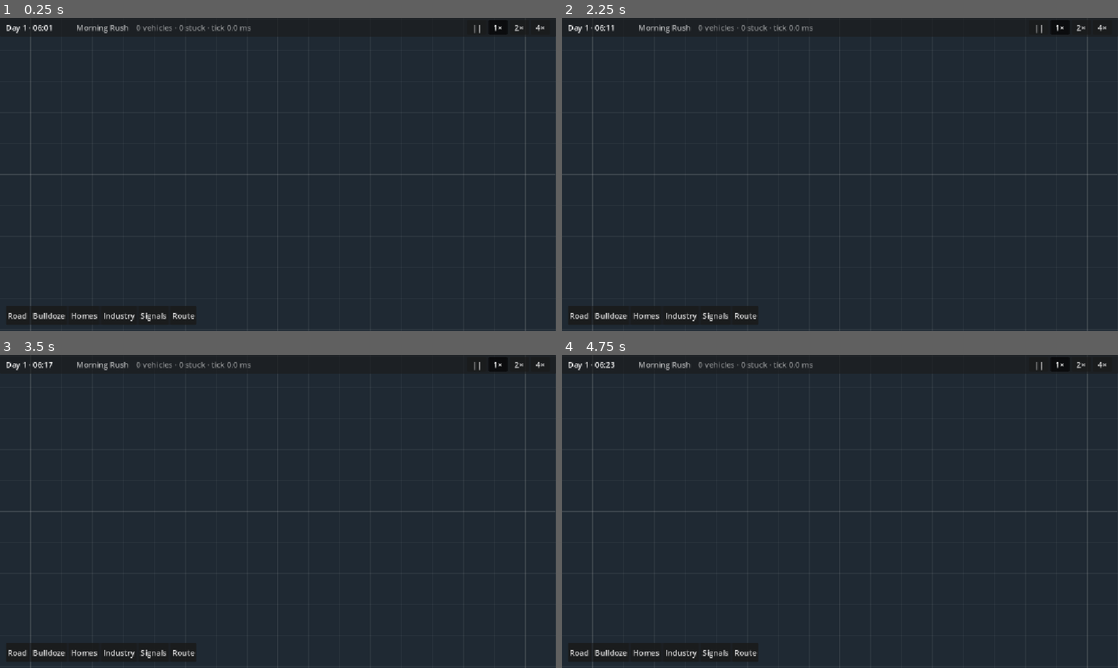
Above: before the commit, frames 1-4 (two rows, left to right).
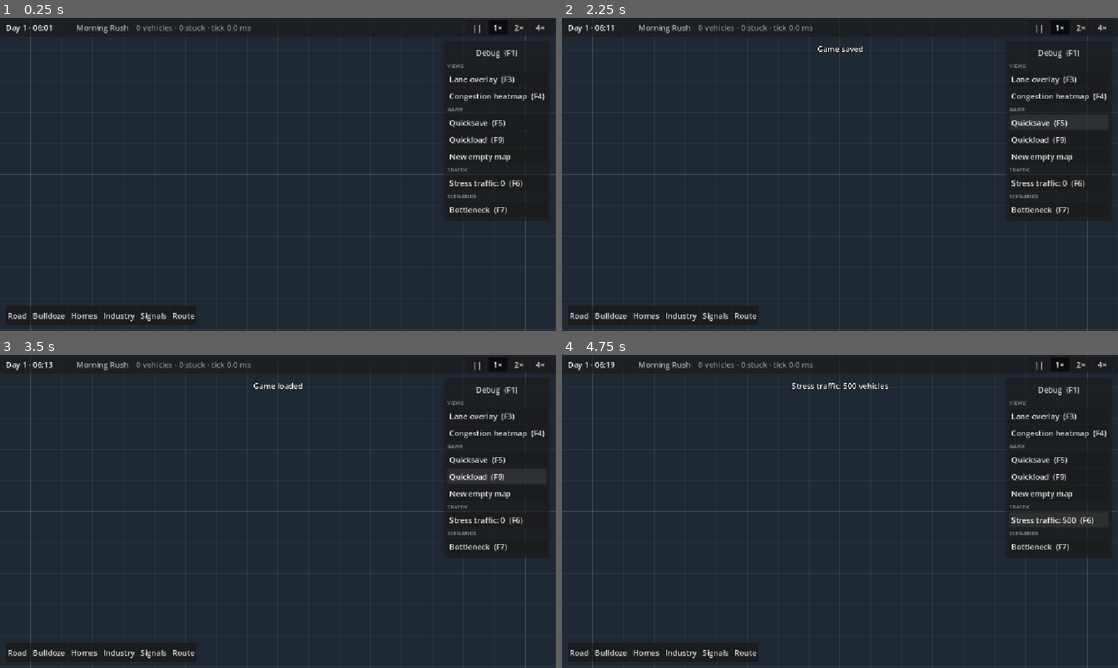
Above: after the commit, the same moments.

Repository: gimk/transit-flow
Game: Godot game, scene res://scenes/main.tscn
Two runs of this game, one before a commit and one after it. Both use one fixed random seed, a clock stepped at 60 frames per second and the inputs below.
Inputs (mouse positions are in pixels of both pictures, inside the frame that each line leads up to):
- Up to frame 1 (0.25 s): no input
- Up to frame 2 (2.25 s): click (1056, 52) at 0.5 s, where only the run after the commit has a clickable "Debug (F1)"; click (1062, 52) at 1.25 s, where only the run after the commit has a clickable "Debug (F1)"; click (1056, 121) at 2 s, where only the run after the commit has a clickable "Quicksave (F5)"
- Up to frame 3 (3.5 s): click (494, 477) at 2.75 s, where only the run after the commit has a clickable "Quickload (F9)"
- Up to frame 4 (4.75 s): click (1056, 520) at 3.5 s, where only the run after the commit has a clickable "Stress traffic: 0 (F6)"; click (1056, 520) at 4.25 s, where only the run after the commit has a clickable "Stress traffic: 250 (F6)"

The runs differ from the first frame. In frame 1, 1.5% of the frame differs, in the area x 79-99%, y 7-65%; in frame 2, 1.6%; in frame 3, 1.6%; in frame 4, 1.8%, in the area x 7-99%, y 2-65%.

Commit message:
Add debug menu panel with buttons for every debug function
- Right-hand Debug panel (F1 folds it): lane overlay and congestion
  heatmap toggles, quicksave/quickload, new empty map, stress traffic
  (shows the current count), Bottleneck scenario; buttons show shortcuts
- Game exposes quick_save, quick_load, new_empty_game and
  cycle_stress_traffic so keys and buttons share one implementation
- Overlays toggle via Events.debug_overlay_toggle_requested and report
  debug_overlay_changed, keeping buttons in sync with the F3/F4 keys
- Integration tests for the panel buttons and folding

Diff:
--- a/core/events.gd
+++ b/core/events.gd
@@ -21,6 +21,11 @@
 ## Contextual help or error text for the active tool ("" hides it).
 signal tool_hint_changed(text: String)
 
+## Debug views (overlay ids: &"lanes", &"heatmap"). UI asks with *_toggle_requested;
+## the overlay answers with *_changed so buttons and shortcuts stay in sync.
+signal debug_overlay_toggle_requested(overlay_id: StringName)
+signal debug_overlay_changed(overlay_id: StringName, shown: bool)
+
 ## Ask the map camera to center on a world position.
 signal camera_focus_requested(world_position: Vector2)
 
--- a/core/game.gd
+++ b/core/game.gd
@@ -39,6 +39,31 @@
 	simulation.roads.changed.connect(Events.road_network_changed.emit)
 	simulation.lots.changed.connect(Events.lots_changed.emit)
 	Events.simulation_reset.emit()
+
+
+## Saves to the quicksave slot and tells the player how it went.
+func quick_save() -> void:
+	var error := save_game()
+	Events.notification_posted.emit("Game saved" if error == OK else "Save failed (%s)" % error_string(error))
+
+
+func quick_load() -> void:
+	var error := load_game()
+	Events.notification_posted.emit("Game loaded" if error == OK else "Load failed (%s)" % error_string(error))
+
+
+## Starts over on an empty map.
+func new_empty_game() -> void:
+	new_simulation()
+	Events.notification_posted.emit("New empty map")
+
+
+## Steps the debug stress traffic through STRESS_TRAFFIC_STEPS (0, 250, 500 …).
+func cycle_stress_traffic() -> void:
+	var stress := simulation.stress
+	var step := (STRESS_TRAFFIC_STEPS.find(stress.target_count) + 1) % STRESS_TRAFFIC_STEPS.size()
+	stress.target_count = STRESS_TRAFFIC_STEPS[step]
+	Events.notification_posted.emit("Stress traffic: %d vehicles" % stress.target_count)
 
 
 ## Replaces the game with the "Bottleneck" playtest scenario (F7) and centers on it.
@@ -110,18 +135,13 @@
 	elif event.is_action_pressed("sim_speed_3"):
 		set_speed(3)
 	elif event.is_action_pressed("quick_save"):
-		var error := save_game()
-		Events.notification_posted.emit("Game saved" if error == OK else "Save failed (%s)" % error_string(error))
+		quick_save()
 	elif event.is_action_pressed("quick_load"):
-		var error := load_game()
-		Events.notification_posted.emit("Game loaded" if error == OK else "Load failed (%s)" % error_string(error))
+		quick_load()
 	elif event.is_action_pressed("debug_load_scenario"):
 		load_bottleneck_scenario()
 	elif event.is_action_pressed("debug_stress_traffic"):
-		var stress := simulation.stress
-		var step := (STRESS_TRAFFIC_STEPS.find(stress.target_count) + 1) % STRESS_TRAFFIC_STEPS.size()
-		stress.target_count = STRESS_TRAFFIC_STEPS[step]
-		Events.notification_posted.emit("Stress traffic: %d vehicles" % stress.target_count)
+		cycle_stress_traffic()
 	else:
 		return
 	get_viewport().set_input_as_handled()
--- a/project.godot
+++ b/project.godot
@@ -129,6 +129,10 @@
 "deadzone": 0.2,
 "events": [Object(InputEventKey,"physical_keycode":4194338)]
 }
+toggle_debug_menu={
+"deadzone": 0.2,
+"events": [Object(InputEventKey,"physical_keycode":4194332)]
+}
 toggle_heatmap={
 "deadzone": 0.2,
 "events": [Object(InputEventKey,"physical_keycode":4194335)]
--- a/tests/integration/test_build_tools.gd
+++ b/tests/integration/test_build_tools.gd
@@ -186,3 +186,40 @@
 	var controlled := Game.simulation.roads.nodes.values().filter(
 		func(n: RoadNode) -> bool: return n.control == RoadNode.JunctionControl.STOP_SIGN)
 	assert_eq(controlled.size(), 1)
+
+
+func _debug_button(prefix: String) -> Button:
+	for button: Button in _main.get_node("HUD/DebugMenu").find_children("*", "Button", true, false):
+		if button.text.begins_with(prefix):
+			return button
+	return null
+
+
+func test_debug_menu_buttons_drive_the_debug_functions() -> void:
+	var heatmap: HeatmapOverlay = _main.get_node("World/HeatmapOverlay")
+	var heatmap_button := _debug_button("Congestion heatmap")
+	assert_not_null(heatmap_button)
+	heatmap_button.pressed.emit()
+	assert_true(heatmap.visible, "button shows the heatmap")
+	heatmap.toggle()  # As if F4 was pressed.
+	assert_false(heatmap_button.button_pressed, "button follows the keyboard toggle")
+
+	_debug_button("Stress traffic").pressed.emit()
+	assert_eq(Game.simulation.stress.target_count, Game.STRESS_TRAFFIC_STEPS[1])
+	await wait_process_frames(20)
+	assert_string_contains(_debug_button("Stress traffic").text, str(Game.STRESS_TRAFFIC_STEPS[1]))
+
+	_debug_button("Bottleneck").pressed.emit()
+	assert_eq(Game.simulation.citizens.citizens.size(), 28)
+	_debug_button("New empty map").pressed.emit()
+	assert_eq(Game.simulation.roads.segments.size(), 0)
+
+
+func test_debug_menu_folds_away() -> void:
+	var menu: DebugMenu = _main.get_node("HUD/DebugMenu")
+	var body: Control = menu.get_child(0).get_child(0).get_child(1)
+	assert_true(body.visible)
+	await _press_action(&"toggle_debug_menu")
+	assert_false(body.visible)
+	await _press_action(&"toggle_debug_menu")
+	assert_true(body.visible)
--- /dev/null
+++ b/ui/debug_menu.gd
@@ -0,0 +1,92 @@
+class_name DebugMenu
+extends PanelContainer
+## Right-hand debug panel: every debug function as a button, labelled with its keyboard
+## shortcut. Click the header (or press F1) to fold it away. Toggle buttons follow the
+## overlays they control, even when those are switched from the keyboard.
+
+const STATS_REFRESH_FRAMES := 15
+
+var _body: VBoxContainer
+var _overlay_buttons: Dictionary[StringName, Button] = {}
+var _stress_button: Button
+
+
+func _ready() -> void:
+	var padding := MarginContainer.new()
+	for side in ["left", "right", "top", "bottom"]:
+		padding.add_theme_constant_override("margin_" + side, 8)
+	add_child(padding)
+	var column := VBoxContainer.new()
+	padding.add_child(column)
+	var header := Button.new()
+	header.text = "Debug  (F1)"
+	header.flat = true
+	header.focus_mode = Control.FOCUS_NONE
+	header.tooltip_text = "Show or hide the debug functions"
+	header.pressed.connect(toggle_collapsed)
+	column.add_child(header)
+	_body = VBoxContainer.new()
+	column.add_child(_body)
+
+	_add_section("Views")
+	_add_overlay_toggle(LaneOverlay.OVERLAY_ID, "Lane overlay", "F3")
+	_add_overlay_toggle(HeatmapOverlay.OVERLAY_ID, "Congestion heatmap", "F4")
+	_add_section("Game")
+	_add_button("Quicksave", "F5", Game.quick_save)
+	_add_button("Quickload", "F9", Game.quick_load)
+	_add_button("New empty map", "", Game.new_empty_game)
+	_add_section("Traffic")
+	_stress_button = _add_button("Stress traffic", "F6", Game.cycle_stress_traffic)
+	_add_section("Scenarios")
+	_add_button("Bottleneck", "F7", Game.load_bottleneck_scenario)
+
+	Events.debug_overlay_changed.connect(_on_overlay_changed)
+	_refresh_stress_label()
+
+
+func toggle_collapsed() -> void:
+	_body.visible = not _body.visible
+
+
+func _process(_delta: float) -> void:
+	if _body.visible and Engine.get_process_frames() % STATS_REFRESH_FRAMES == 0:
+		_refresh_stress_label()
+
+
+func _unhandled_input(event: InputEvent) -> void:
+	if event.is_action_pressed("toggle_debug_menu"):
+		toggle_collapsed()
+		get_viewport().set_input_as_handled()
+
+
+func _add_section(title: String) -> void:
+	var label := Label.new()
+	label.text = title.to_upper()
+	label.modulate.a = 0.55
+	label.add_theme_font_size_override("font_size", 11)
+	_body.add_child(label)
+
+
+func _add_button(text: String, shortcut: String, action: Callable) -> Button:
+	var button := Button.new()
+	button.text = text if shortcut == "" else "%s  (%s)" % [text, shortcut]
+	button.alignment = HORIZONTAL_ALIGNMENT_LEFT
+	button.focus_mode = Control.FOCUS_NONE
+	button.pressed.connect(action)
+	_body.add_child(button)
+	return button
+
+
+func _add_overlay_toggle(overlay_id: StringName, text: String, shortcut: String) -> void:
+	var button := _add_button(text, shortcut, Events.debug_overlay_toggle_requested.emit.bind(overlay_id))
+	button.toggle_mode = true
+	_overlay_buttons[overlay_id] = button
+
+
+func _on_overlay_changed(overlay_id: StringName, shown: bool) -> void:
+	if _overlay_buttons.has(overlay_id):
+		_overlay_buttons[overlay_id].set_pressed_no_signal(shown)
+
+
+func _refresh_stress_label() -> void:
+	_stress_button.text = "Stress traffic: %d  (F6)" % Game.simulation.stress.target_count
--- a/ui/hud.tscn
+++ b/ui/hud.tscn
@@ -1,6 +1,7 @@
 [gd_scene format=3]
 
 [ext_resource type="Script" path="res://ui/hud.gd" id="1_hud"]
+[ext_resource type="Script" path="res://ui/debug_menu.gd" id="2_debug_menu"]
 
 [node name="HUD" type="CanvasLayer"]
 script = ExtResource("1_hud")
@@ -171,3 +172,13 @@
 theme_override_colors/font_outline_color = Color(0, 0, 0, 0.8)
 theme_override_constants/outline_size = 6
 horizontal_alignment = 1
+
+[node name="DebugMenu" type="PanelContainer" parent="."]
+anchors_preset = 1
+anchor_left = 1.0
+anchor_right = 1.0
+offset_left = -212.0
+offset_top = 48.0
+offset_right = -12.0
+grow_horizontal = 0
+script = ExtResource("2_debug_menu")
--- a/view/heatmap_overlay.gd
+++ b/view/heatmap_overlay.gd
@@ -13,15 +13,29 @@
 var _since_redraw := 0.0
 
 
+const OVERLAY_ID := &"heatmap"
+
+
 func _ready() -> void:
 	visible = false
+	Events.debug_overlay_toggle_requested.connect(_on_toggle_requested)
 
 
 func _unhandled_input(event: InputEvent) -> void:
 	if event.is_action_pressed("toggle_heatmap"):
-		visible = not visible
-		queue_redraw()
+		toggle()
 		get_viewport().set_input_as_handled()
+
+
+func toggle() -> void:
+	visible = not visible
+	queue_redraw()
+	Events.debug_overlay_changed.emit(OVERLAY_ID, visible)
+
+
+func _on_toggle_requested(overlay_id: StringName) -> void:
+	if overlay_id == OVERLAY_ID:
+		toggle()
 
 
 func _process(delta: float) -> void:
--- a/view/lane_overlay.gd
+++ b/view/lane_overlay.gd
@@ -12,17 +12,31 @@
 const ARROW_SIZE := 4.0
 
 
+const OVERLAY_ID := &"lanes"
+
+
 func _ready() -> void:
 	visible = false
+	Events.debug_overlay_toggle_requested.connect(_on_toggle_requested)
 	Events.simulation_reset.connect(queue_redraw)
 	Events.road_network_changed.connect(func(_nodes: Array, _segments: Array) -> void: queue_redraw())
 
 
 func _unhandled_input(event: InputEvent) -> void:
 	if event.is_action_pressed("toggle_lane_overlay"):
-		visible = not visible
-		queue_redraw()
+		toggle()
 		get_viewport().set_input_as_handled()
+
+
+func toggle() -> void:
+	visible = not visible
+	queue_redraw()
+	Events.debug_overlay_changed.emit(OVERLAY_ID, visible)
+
+
+func _on_toggle_requested(overlay_id: StringName) -> void:
+	if overlay_id == OVERLAY_ID:
+		toggle()
 
 
 func _draw() -> void:
Not shown, added: ui/debug_menu.gd.uid
Not shown, changed: CLAUDE.md
